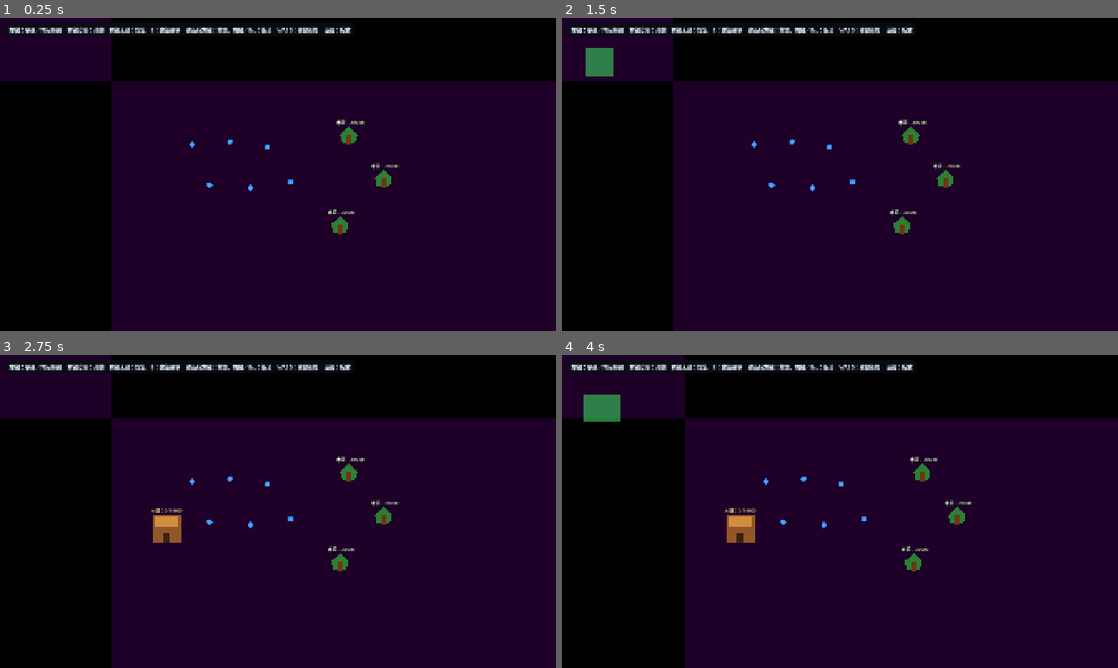
Above: before the commit, frames 1-4 (two rows, left to right).
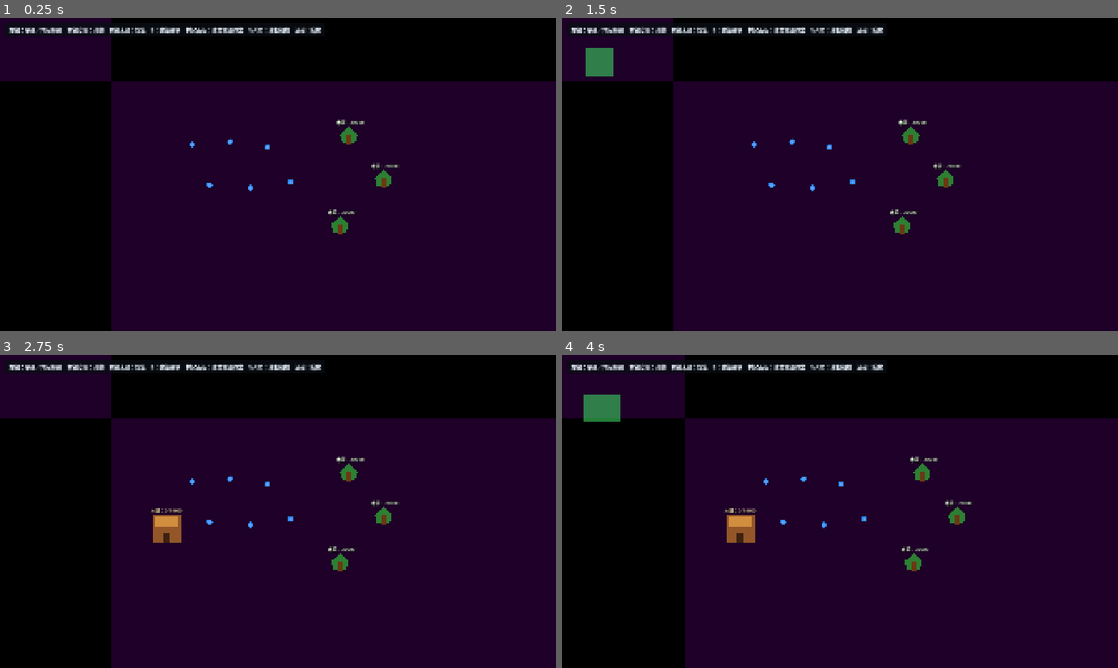
Above: after the commit, the same moments.

Repository: quittingjack/production_v3
Game: Godot game, scene res://scenes/main.tscn
Same seed, same stepped clock (60 frames per second), same inputs: the game is played once before the commit and once after it.
Inputs (mouse positions are in pixels of both pictures, inside the frame that each line leads up to):
- Up to frame 1 (0.25 s): no input
- Up to frame 2 (1.5 s): tap Enter at 0.5 s; move the mouse to (962, 158) at 0.52 s; tap B at 0.6 s; click (962, 158) at 0.67 s; click "木頭儲存場" at 1.25 s
- Up to frame 3 (2.75 s): tap Space at 2 s; drag from (166, 527) to (250, 574) at 2.02 s
- Up to frame 4 (4 s): tap Enter at 2.75 s; move the mouse to (895, 442) at 2.77 s; tap A (camera_left) at 2.85 s; click (895, 442) at 2.92 s; tap B at 3.05 s; click "木材廠（5 木頭 → 1 木材）" at 3.5 s

The runs differ from the first frame. In frame 1, 0.4% of the frame differs, in the area x 33-64%, y 2-6%; in frame 2, 0.4%; in frame 3, 0.4%; in frame 4, 0.4%.

Commit message:
Implement haul planning mechanics, including villager hauling behavior and UI updates for haul route visualization

Diff:
--- a/scenes/main.tscn
+++ b/scenes/main.tscn
@@ -113,6 +113,15 @@
 default_color = Color(0.35, 0.78, 1, 0.95)
 antialiased = true
 
+[node name="HaulRoutePreview" type="Line2D" parent="SelectionManager"]
+visible = false
+width = 5.0
+default_color = Color(1, 0.76, 0.2, 0.9)
+joint_mode = 2
+begin_cap_mode = 2
+end_cap_mode = 2
+antialiased = true
+
 [node name="BuildingManager" type="Node2D" parent="." unique_id=918392300]
 z_index = 20
 script = ExtResource("4_building")
@@ -127,7 +136,23 @@
 theme_override_colors/font_color = Color(0.92, 0.96, 1, 1)
 theme_override_font_sizes/font_size = 18
 theme_override_styles/normal = SubResource("StyleBoxFlat_help")
-text = "左鍵：單選／拖曳框選    右鍵空地：移動    右鍵木頭：採集    B：建築選單    建造時左鍵：放置、右鍵／Esc：取消    WASD：移動相機    滾輪：縮放"
+text = "左鍵：單選／拖曳框選    右鍵空地：移動    右鍵木頭：採集    B：建築選單    村民面板：建立搬運作業    WASD：移動相機    滾輪：縮放"
+
+[node name="HaulPlanningLabel" type="Label" parent="Interface"]
+visible = false
+anchors_preset = 10
+anchor_right = 1.0
+offset_left = 520.0
+offset_top = 84.0
+offset_right = -520.0
+offset_bottom = 158.0
+grow_horizontal = 2
+mouse_filter = 2
+theme_override_colors/font_color = Color(1, 0.9, 0.58, 1)
+theme_override_font_sizes/font_size = 18
+theme_override_styles/normal = SubResource("StyleBoxFlat_help")
+text = "搬運規劃"
+horizontal_alignment = 1
 
 [node name="BuildingMenu" type="PanelContainer" parent="Interface"]
 visible = false
@@ -167,9 +192,8 @@
 offset_left = -300.0
 offset_top = 18.0
 offset_right = -18.0
-offset_bottom = 154.0
+offset_bottom = 202.0
 grow_horizontal = 0
-mouse_filter = 2
 theme_override_styles/panel = SubResource("StyleBoxFlat_villager_panel")
 script = ExtResource("6_villager_ui")
 selection_manager_path = NodePath("../../SelectionManager")
@@ -222,3 +246,8 @@
 theme_override_font_sizes/font_size = 16
 text = "true"
 horizontal_alignment = 2
+
+[node name="CreateHaulButton" type="Button" parent="Interface/SelectedVillagerPanel/Content"]
+unique_name_in_owner = true
+layout_mode = 2
+text = "建立搬運作業"
--- a/scenes/villager.tscn
+++ b/scenes/villager.tscn
@@ -10,7 +10,6 @@
 [node name="Villager" type="CharacterBody2D" unique_id=1939594127 groups=["villagers"]]
 collision_mask = 3
 script = ExtResource("1_script")
-backpack_capacity = 20
 avoidance_neighbor_distance = 90.0
 size_scale = 0.3
 
--- a/scripts/building.gd
+++ b/scripts/building.gd
@@ -38,6 +38,30 @@
 	return stored
 
 
+func get_output_resource_type() -> StringName:
+	return accepted_resource_type
+
+
+func get_output_amount(type: StringName = &"") -> int:
+	if type != &"" and type != accepted_resource_type:
+		return 0
+	return stored_amount
+
+
+func take_output(type: StringName, amount: int) -> int:
+	if type != accepted_resource_type or amount <= 0:
+		return 0
+
+	var taken := mini(amount, stored_amount)
+	if taken <= 0:
+		return 0
+
+	stored_amount -= taken
+	_update_storage_label()
+	storage_changed.emit(self)
+	return taken
+
+
 func get_interaction_position(from_position: Vector2) -> Vector2:
 	return super.get_interaction_position(from_position)
 
@@ -46,11 +70,5 @@
 	return get_approach_position_by_direction(direction_index)
 
 
-func reserve_interaction_slot(occupant: Node, from_position: Vector2) -> int:
-	if not has_storage_space():
-		return -1
-	return super.reserve_interaction_slot(occupant, from_position)
-
-
 func _update_storage_label() -> void:
 	storage_label.text = "木頭：%d/%d" % [stored_amount, max_storage]
--- a/scripts/factory.gd
+++ b/scripts/factory.gd
@@ -66,6 +66,10 @@
 	_try_start_production()
 	_update_factory_labels()
 	return stored
+
+
+func get_output_resource_type() -> StringName:
+	return output_resource_type
 
 
 func get_output_amount(type: StringName = &"") -> int:
--- a/scripts/selected_villager_ui.gd
+++ b/scripts/selected_villager_ui.gd
@@ -5,24 +5,33 @@
 @onready var villager_name_label: Label = %VillagerNameLabel
 @onready var state_value_label: Label = %StateValueLabel
 @onready var stationary_value_label: Label = %StationaryValueLabel
+@onready var create_haul_button: Button = %CreateHaulButton
 
 var _selection_manager: Node
 
 
 func _ready() -> void:
 	_selection_manager = get_node(selection_manager_path)
+	create_haul_button.pressed.connect(
+		_selection_manager.begin_haul_planning
+	)
 	visible = false
 
 
 func _process(_delta: float) -> void:
-	var villager := (
-		_selection_manager.get_single_selected_villager() as Villager
-	)
-	if not villager:
+	var villagers: Array[Villager] = _selection_manager.get_selected_villagers()
+	if villagers.is_empty():
 		visible = false
 		return
 
 	visible = true
-	villager_name_label.text = villager.name
-	state_value_label.text = villager.get_state_name()
-	stationary_value_label.text = str(villager.is_stationary())
+	create_haul_button.disabled = _selection_manager.is_haul_planning()
+	if villagers.size() == 1:
+		var villager := villagers[0]
+		villager_name_label.text = villager.name
+		state_value_label.text = villager.get_state_name()
+		stationary_value_label.text = str(villager.is_stationary())
+	else:
+		villager_name_label.text = "已選擇 %d 位村民" % villagers.size()
+		state_value_label.text = "MULTIPLE"
+		stationary_value_label.text = "-"
--- a/scripts/selection_manager.gd
+++ b/scripts/selection_manager.gd
@@ -5,6 +5,8 @@
 
 @onready var selection_fill: Polygon2D = $SelectionFill
 @onready var selection_border: Line2D = $SelectionBorder
+@onready var haul_route_preview: Line2D = $HaulRoutePreview
+@onready var haul_planning_label: Label = $"../Interface/HaulPlanningLabel"
 
 var _selected_villagers: Array[Villager] = []
 var _left_button_down := false
@@ -13,21 +15,40 @@
 var _drag_current := Vector2.ZERO
 var _hovered_interaction_host: InteractionSlotHost
 
+var _is_haul_planning := false
+var _haul_villagers: Array[Villager] = []
+var _haul_source: Building
+var _haul_waypoints: Array[Vector2] = []
+var _haul_amount_per_trip := 1
+var _haul_max_amount := 1
+
 
 func _ready() -> void:
+	add_to_group(&"selection_managers")
 	_set_selection_box_visible(false)
+	haul_route_preview.visible = false
+	haul_planning_label.visible = false
 
 
 func _process(_delta: float) -> void:
+	var world_position := _screen_to_world(get_viewport().get_mouse_position())
+	if _is_haul_planning:
+		_update_haul_preview(world_position)
+		_set_hovered_interaction_host(_find_building_at(world_position))
+		return
+
 	if _is_building_placement_active():
 		_set_hovered_interaction_host(null)
 		return
 
-	var world_position := _screen_to_world(get_viewport().get_mouse_position())
 	_update_hovered_interaction_host(world_position)
 
 
 func _unhandled_input(event: InputEvent) -> void:
+	if _is_haul_planning:
+		_handle_haul_planning_input(event)
+		return
+
 	if _is_building_placement_active():
 		_set_hovered_interaction_host(null)
 		return
@@ -52,6 +73,186 @@
 		get_viewport().set_input_as_handled()
 
 
+func begin_haul_planning() -> void:
+	if _is_building_placement_active():
+		return
+
+	_haul_villagers.clear()
+	_haul_max_amount = 0
+	for villager in _selected_villagers:
+		if not is_instance_valid(villager):
+			continue
+		_haul_villagers.append(villager)
+		if _haul_max_amount == 0:
+			_haul_max_amount = villager.backpack_capacity
+		else:
+			_haul_max_amount = mini(
+				_haul_max_amount,
+				villager.backpack_capacity
+			)
+
+	if _haul_villagers.is_empty():
+		return
+
+	_is_haul_planning = true
+	_haul_source = null
+	_haul_waypoints.clear()
+	_haul_amount_per_trip = clampi(1, 1, maxi(_haul_max_amount, 1))
+	haul_route_preview.clear_points()
+	haul_route_preview.visible = true
+	haul_planning_label.visible = true
+	_update_haul_planning_label()
+	_set_hovered_interaction_host(null)
+
+
+func is_haul_planning() -> bool:
+	return _is_haul_planning
+
+
+func get_selected_villagers() -> Array[Villager]:
+	var villagers: Array[Villager] = []
+	for villager in _selected_villagers:
+		if is_instance_valid(villager):
+			villagers.append(villager)
+	return villagers
+
+
+func get_single_selected_villager() -> Villager:
+	var villagers := get_selected_villagers()
+	if villagers.size() != 1:
+		return null
+	return villagers[0]
+
+
+func _handle_haul_planning_input(event: InputEvent) -> void:
+	if event is InputEventKey:
+		var key_event := event as InputEventKey
+		if (
+			key_event.pressed
+			and not key_event.echo
+			and key_event.keycode == KEY_ESCAPE
+		):
+			_cancel_haul_planning()
+			get_viewport().set_input_as_handled()
+			return
+		if (
+			key_event.pressed
+			and not key_event.echo
+			and key_event.keycode == KEY_B
+		):
+			get_viewport().set_input_as_handled()
+			return
+
+	if event is not InputEventMouseButton:
+		return
+
+	var mouse_event := event as InputEventMouseButton
+	if not mouse_event.pressed:
+		get_viewport().set_input_as_handled()
+		return
+
+	if mouse_event.button_index == MOUSE_BUTTON_WHEEL_UP:
+		_haul_amount_per_trip = mini(
+			_haul_amount_per_trip + 1,
+			maxi(_haul_max_amount, 1)
+		)
+		_update_haul_planning_label()
+	elif mouse_event.button_index == MOUSE_BUTTON_WHEEL_DOWN:
+		_haul_amount_per_trip = maxi(_haul_amount_per_trip - 1, 1)
+		_update_haul_planning_label()
+	elif mouse_event.button_index == MOUSE_BUTTON_RIGHT:
+		if not _haul_waypoints.is_empty():
+			_haul_waypoints.pop_back()
+	elif mouse_event.button_index == MOUSE_BUTTON_LEFT:
+		_add_haul_planning_point(_screen_to_world(mouse_event.position))
+	else:
+		return
+
+	get_viewport().set_input_as_handled()
+
+
+func _add_haul_planning_point(world_position: Vector2) -> void:
+	var building := _find_building_at(world_position)
+	if not is_instance_valid(_haul_source):
+		if not building:
+			return
+		var output_type := building.get_output_resource_type()
+		if output_type == &"":
+			return
+		_haul_source = building
+		_update_haul_planning_label()
+		return
+
+	if building:
+		if building == _haul_source:
+			return
+		var resource_type := _haul_source.get_output_resource_type()
+		if not building.accepts_resource(resource_type):
+			return
+		_finish_haul_planning(building)
+		return
+
+	_haul_waypoints.append(world_position)
+
+
+func _finish_haul_planning(destination: Building) -> void:
+	var assigned_villagers: Array[Villager] = []
+	for villager in _haul_villagers:
+		if is_instance_valid(villager):
+			assigned_villagers.append(villager)
+
+	for villager in assigned_villagers:
+		villager.start_haul_job(
+			_haul_source,
+			destination,
+			_haul_waypoints,
+			_haul_amount_per_trip
+		)
+
+	_cancel_haul_planning()
+
+
+func _cancel_haul_planning() -> void:
+	_is_haul_planning = false
+	_haul_villagers.clear()
+	_haul_source = null
+	_haul_waypoints.clear()
+	haul_route_preview.clear_points()
+	haul_route_preview.visible = false
+	haul_planning_label.visible = false
+	_set_hovered_interaction_host(null)
+
+
+func _update_haul_preview(mouse_world_position: Vector2) -> void:
+	haul_route_preview.clear_points()
+	if not is_instance_valid(_haul_source):
+		return
+
+	haul_route_preview.add_point(to_local(_haul_source.global_position))
+	for waypoint in _haul_waypoints:
+		haul_route_preview.add_point(to_local(waypoint))
+	haul_route_preview.add_point(to_local(mouse_world_position))
+
+
+func _update_haul_planning_label() -> void:
+	if not is_instance_valid(_haul_source):
+		haul_planning_label.text = (
+			"搬運規劃：左鍵選擇起點建築\n"
+			+ "滾輪調整每人載量：%d　Esc 取消"
+			% _haul_amount_per_trip
+		)
+		return
+
+	haul_planning_label.text = (
+		"搬運規劃：%s × %d／人／趟\n"
+		+ "左鍵空地新增中間點，左鍵相容建築完成\n"
+		+ "右鍵撤銷中間點　Esc 取消"
+	) % [
+		String(_haul_source.get_output_resource_type()),
+		_haul_amount_per_trip,
+	]
+
+
 func _begin_left_action(world_position: Vector2) -> void:
 	_left_button_down = true
 	_is_dragging = false
@@ -126,22 +327,8 @@
 	_selected_villagers.clear()
 
 
-func get_single_selected_villager() -> Villager:
-	if _selected_villagers.size() != 1:
-		return null
-
-	var villager := _selected_villagers[0]
-	if not is_instance_valid(villager):
-		return null
-	return villager
-
-
 func _move_selection_to(world_position: Vector2) -> void:
-	var villagers: Array[Villager] = []
-	for villager in _selected_villagers:
-		if is_instance_valid(villager):
-			villagers.append(villager)
-
+	var villagers := get_selected_villagers()
 	if villagers.is_empty():
 		return
 
@@ -164,18 +351,12 @@
 		first_villager.global_position.y,
 		second_villager.global_position.y
 	):
-		return (
-			first_villager.global_position.y
-			< second_villager.global_position.y
-		)
+		return first_villager.global_position.y < second_villager.global_position.y
 	if not is_equal_approx(
 		first_villager.global_position.x,
 		second_villager.global_position.x
 	):
-		return (
-			first_villager.global_position.x
-			< second_villager.global_position.x
-		)
+		return first_villager.global_position.x < second_villager.global_position.x
 	return first_villager.get_instance_id() < second_villager.get_instance_id()
 
 
@@ -245,6 +426,7 @@
 
 	return closest_resource
 
+
 func _find_building_at(world_position: Vector2) -> Building:
 	var closest_building: Building = null
 	var closest_distance := INF
--- a/scripts/villager.gd
+++ b/scripts/villager.gd
@@ -25,6 +25,14 @@
 	MOVING_TO_BUILDING_APPROACH,
 	WAITING_FOR_BUILDING_SLOT,
 	MOVING_TO_BUILDING_SLOT,
+	HAUL_MOVING_TO_SOURCE_APPROACH,
+	HAUL_WAITING_FOR_SOURCE,
+	HAUL_MOVING_TO_SOURCE_SLOT,
+	HAUL_MOVING_OUTBOUND,
+	HAUL_MOVING_TO_DESTINATION_APPROACH,
+	HAUL_WAITING_FOR_DESTINATION,
+	HAUL_MOVING_TO_DESTINATION_SLOT,
+	HAUL_MOVING_RETURN,
 }
 
 @export var move_speed := 220.0
@@ -61,6 +69,14 @@
 var _slot_move_timer := 0.0
 var _resource_slot := -1
 var _building_slot := -1
+var _haul_source: Building
+var _haul_destination: Building
+var _haul_waypoints: Array[Vector2] = []
+var _haul_amount_per_trip := 1
+var _haul_resource_type: StringName = &""
+var _haul_route_index := 0
+var _haul_slot_host: Building
+var _haul_slot := -1
 var _selection_radius := BASE_SELECTION_RADIUS
 var _is_navigation_stationary := true
 
@@ -81,8 +97,7 @@
 
 
 func _exit_tree() -> void:
-	_release_resource_slot()
-	_release_building_slot()
+	_release_all_slots()
 
 
 func _physics_process(delta: float) -> void:
@@ -132,6 +147,7 @@
 
 
 func move_to(world_position: Vector2) -> void:
+	_cancel_haul_job()
 	_release_all_slots()
 	_resource_target = null
 	_building_target = null
@@ -145,6 +161,7 @@
 	if not is_instance_valid(resource_node):
 		return
 
+	_cancel_haul_job()
 	if _backpack_amount > 0 and _backpack_resource_type != resource_node.resource_type:
 		_clear_backpack()
 
@@ -159,6 +176,46 @@
 		return
 
 	_move_to_resource_approach()
+
+
+func start_haul_job(
+	source: Building,
+	destination: Building,
+	waypoints: Array[Vector2],
+	amount_per_trip: int
+) -> void:
+	if (
+		not is_instance_valid(source)
+		or not is_instance_valid(destination)
+		or source == destination
+	):
+		return
+
+	var resource_type := source.get_output_resource_type()
+	if resource_type == &"" or not destination.accepts_resource(resource_type):
+		return
+
+	_cancel_haul_job()
+	_release_all_slots()
+	_resource_target = null
+	_building_target = null
+	_work_resource_type = &""
+	_haul_source = source
+	_haul_destination = destination
+	_haul_waypoints = waypoints.duplicate()
+	_haul_amount_per_trip = clampi(amount_per_trip, 1, maxi(backpack_capacity, 1))
+	_haul_resource_type = resource_type
+	_haul_route_index = 0
+	_action_timer = 0.0
+
+	if _backpack_amount > 0:
+		if _backpack_resource_type == _haul_resource_type:
+			_begin_haul_outbound()
+		else:
+			_end_haul_job()
+		return
+
+	_begin_haul_source_approach()
 
 
 func _set_movement_target(world_position: Vector2) -> void:
@@ -186,6 +243,24 @@
 	host: InteractionSlotHost,
 	new_slot_index: int
 ) -> void:
+	if host == _haul_slot_host:
+		_haul_slot = new_slot_index
+		if new_slot_index < 0:
+			if _state == WorkState.HAUL_MOVING_TO_SOURCE_SLOT:
+				_begin_haul_source_approach()
+			elif _state == WorkState.HAUL_MOVING_TO_DESTINATION_SLOT:
+				_begin_haul_destination_approach()
+			return
+		if (
+			_state == WorkState.HAUL_MOVING_TO_SOURCE_SLOT
+			or _state == WorkState.HAUL_MOVING_TO_DESTINATION_SLOT
+		):
+			_slot_move_timer = slot_move_timeout
+			_set_movement_target(
+				_haul_slot_host.get_interaction_slot_position(_haul_slot)
+			)
+		return
+
 	if host == _resource_target:
 		_resource_slot = new_slot_index
 		if new_slot_index < 0:
@@ -300,6 +375,43 @@
 			_slot_move_timer -= delta
 			if _slot_move_timer <= 0.0:
 				_recover_from_building_slot_stall()
+		WorkState.HAUL_MOVING_TO_SOURCE_APPROACH:
+			_update_haul_source_approach()
+		WorkState.HAUL_WAITING_FOR_SOURCE:
+			if not _is_haul_job_valid():
+				_end_haul_job()
+				return
+			_action_timer -= delta
+			if _action_timer <= 0.0:
+				_begin_haul_source_approach()
+		WorkState.HAUL_MOVING_TO_SOURCE_SLOT:
+			if not _is_haul_job_valid():
+				_end_haul_job()
+				return
+			_slot_move_timer -= delta
+			if _slot_move_timer <= 0.0:
+				_release_haul_slot()
+				_begin_haul_source_approach()
+		WorkState.HAUL_MOVING_OUTBOUND, WorkState.HAUL_MOVING_RETURN:
+			if not _is_haul_job_valid():
+				_end_haul_job()
+		WorkState.HAUL_MOVING_TO_DESTINATION_APPROACH:
+			_update_haul_destination_approach()
+		WorkState.HAUL_WAITING_FOR_DESTINATION:
+			if not _is_haul_job_valid():
+				_end_haul_job()
+				return
+			_action_timer -= delta
+			if _action_timer <= 0.0:
+				_begin_haul_destination_approach()
+		WorkState.HAUL_MOVING_TO_DESTINATION_SLOT:
+			if not _is_haul_job_valid():
+				_end_haul_job()
+				return
+			_slot_move_timer -= delta
+			if _slot_move_timer <= 0.0:
+				_release_haul_slot()
+				_begin_haul_destination_approach()
 
 
 func _arrive_at_target() -> void:
@@ -334,6 +446,24 @@
 			else:
 				_release_building_slot()
 				_find_and_move_to_building()
+		WorkState.HAUL_MOVING_TO_SOURCE_APPROACH:
+			_update_haul_source_approach()
+		WorkState.HAUL_MOVING_TO_SOURCE_SLOT:
+			if _is_haul_job_valid() and _haul_slot >= 0:
+				_take_haul_output()
+			else:
+				_end_haul_job()
+		WorkState.HAUL_MOVING_OUTBOUND:
+			_advance_haul_outbound()
+		WorkState.HAUL_MOVING_TO_DESTINATION_APPROACH:
+			_update_haul_destination_approach()
+		WorkState.HAUL_MOVING_TO_DESTINATION_SLOT:
+			if _is_haul_job_valid() and _haul_slot >= 0:
+				_deposit_haul_output()
+			else:
+				_end_haul_job()
+		WorkState.HAUL_MOVING_RETURN:
+			_advance_haul_return()
 
 	_set_navigation_stationary(not _has_target)
 
@@ -684,9 +814,238 @@
 	)
 
 
+func _begin_haul_source_approach() -> void:
+	_release_haul_slot()
+	if not _is_haul_job_valid():
+		_end_haul_job()
+		return
+	if _backpack_amount > 0:
+		_begin_haul_outbound()
+		return
+	if _haul_source.get_output_amount(_haul_resource_type) <= 0:
+		_state = WorkState.HAUL_WAITING_FOR_SOURCE
+		_action_timer = retry_interval
+		_stop_at_current_position()
+		return
+
+	_state = WorkState.HAUL_MOVING_TO_SOURCE_APPROACH
+	_update_haul_source_approach()
+
+
+func _update_haul_source_approach() -> void:
+	if not _is_haul_job_valid():
+		_end_haul_job()
+		return
+	if _haul_source.get_output_amount(_haul_resource_type) <= 0:
+		_state = WorkState.HAUL_WAITING_FOR_SOURCE
+		_action_timer = retry_interval
+		_stop_at_current_position()
+		return
+	if _haul_source.is_within_approach_clearance(global_position):
+		_try_reserve_haul_source_slot()
+		return
+	if (
+		not _has_target
+		or _target_position.distance_squared_to(_haul_source.global_position) > 1.0
+	):
+		_set_movement_target(_haul_source.global_position)
+
+
+func _try_reserve_haul_source_slot() -> void:
+	if not _is_haul_job_valid():
+		_end_haul_job()
+		return
+	if _haul_source.get_output_amount(_haul_resource_type) <= 0:
+		_state = WorkState.HAUL_WAITING_FOR_SOURCE
+		_action_timer = retry_interval
+		_stop_at_current_position()
+		return
+
+	var slot := _haul_source.reserve_interaction_slot(self, global_position)
+	if slot < 0:
+		_state = WorkState.HAUL_WAITING_FOR_SOURCE
+		_action_timer = retry_interval
+		_stop_at_current_position()
+		return
+
+	_haul_slot_host = _haul_source
+	_haul_slot = slot
+	_slot_move_timer = slot_move_timeout
+	_state = WorkState.HAUL_MOVING_TO_SOURCE_SLOT
+	_set_movement_target(_haul_source.get_interaction_slot_position(slot))
+
+
+func _take_haul_output() -> void:
+	var free_space := maxi(backpack_capacity - _backpack_amount, 0)
+	var requested := mini(_haul_amount_per_trip, free_space)
+	var taken := _haul_source.take_output(_haul_resource_type, requested)
+	_release_haul_slot()
+	if taken <= 0:
+		_state = WorkState.HAUL_WAITING_FOR_SOURCE
+		_action_timer = retry_interval
+		_stop_at_current_position()
+		return
+
+	_backpack_resource_type = _haul_resource_type
+	_backpack_amount += taken
+	_update_backpack_label()
+	_begin_haul_outbound()
+
+
+func _begin_haul_outbound() -> void:
+	if not _is_haul_job_valid():
+		_end_haul_job()
+		return
+	_haul_route_index = 0
+	if _haul_waypoints.is_empty():
+		_begin_haul_destination_approach()
+		return
+	_state = WorkState.HAUL_MOVING_OUTBOUND
+	_set_movement_target(_haul_waypoints[_haul_route_index])
+
+
+func _advance_haul_outbound() -> void:
+	_haul_route_index += 1
+	if _haul_route_index >= _haul_waypoints.size():
+		_begin_haul_destination_approach()
+		return
+	_state = WorkState.HAUL_MOVING_OUTBOUND
+	_set_movement_target(_haul_waypoints[_haul_route_index])
+
+
+func _begin_haul_destination_approach() -> void:
+	_release_haul_slot()
+	if not _is_haul_job_valid():
+		_end_haul_job()
+		return
+	if _backpack_amount <= 0:
+		_begin_haul_return()
+		return
+	if not _haul_destination.has_storage_space():
+		_state = WorkState.HAUL_WAITING_FOR_DESTINATION
+		_action_timer = retry_interval
+		_stop_at_current_position()
+		return
+
+	_state = WorkState.HAUL_MOVING_TO_DESTINATION_APPROACH
+	_update_haul_destination_approach()
+
+
+func _update_haul_destination_approach() -> void:
+	if not _is_haul_job_valid():
+		_end_haul_job()
+		return
+	if not _haul_destination.has_storage_space():
+		_state = WorkState.HAUL_WAITING_FOR_DESTINATION
+		_action_timer = retry_interval
+		_stop_at_current_position()
+		return
+	if _haul_destination.is_within_approach_clearance(global_position):
+		_try_reserve_haul_destination_slot()
+		return
+	if (
+		not _has_target
+		or _target_position.distance_squared_to(
+			_haul_destination.global_position
+		) > 1.0
+	):
+		_set_movement_target(_haul_destination.global_position)
+
+
+func _try_reserve_haul_destination_slot() -> void:
+	if not _is_haul_job_valid():
+		_end_haul_job()
+		return
+	if not _haul_destination.has_storage_space():
+		_state = WorkState.HAUL_WAITING_FOR_DESTINATION
+		_action_timer = retry_interval
+		_stop_at_current_position()
+		return
+
+	var slot := _haul_destination.reserve_interaction_slot(self, global_position)
+	if slot < 0:
+		_state = WorkState.HAUL_WAITING_FOR_DESTINATION
+		_action_timer = retry_interval
+		_stop_at_current_position()
+		return
+
+	_haul_slot_host = _haul_destination
+	_haul_slot = slot
+	_slot_move_timer = slot_move_timeout
+	_state = WorkState.HAUL_MOVING_TO_DESTINATION_SLOT
+	_set_movement_target(_haul_destination.get_interaction_slot_position(slot))
+
+
+func _deposit_haul_output() -> void:
+	var stored := _haul_destination.store_resource(
+		_backpack_resource_type,
+		_backpack_amount
+	)
+	_backpack_amount -= stored
+	_release_haul_slot()
+	if _backpack_amount > 0:
+		_update_backpack_label()
+		_state = WorkState.HAUL_WAITING_FOR_DESTINATION
+		_action_timer = retry_interval
+		_stop_at_current_position()
+		return
+
+	_clear_backpack()
+	_begin_haul_return()
+
+
+func _begin_haul_return() -> void:
+	if not _is_haul_job_valid():
+		_end_haul_job()
+		return
+	_haul_route_index = _haul_waypoints.size() - 1
+	if _haul_route_index < 0:
+		_begin_haul_source_approach()
+		return
+	_state = WorkState.HAUL_MOVING_RETURN
+	_set_movement_target(_haul_waypoints[_haul_route_index])
+
+
+func _advance_haul_return() -> void:
+	_haul_route_index -= 1
+	if _haul_route_index < 0:
+		_begin_haul_source_approach()
+		return
+	_state = WorkState.HAUL_MOVING_RETURN
+	_set_movement_target(_haul_waypoints[_haul_route_index])
+
+
+func _is_haul_job_valid() -> bool:
+	return (
+		is_instance_valid(_haul_source)
+		and not _haul_source.is_queued_for_deletion()
+		and is_instance_valid(_haul_destination)
+		and not _haul_destination.is_queued_for_deletion()
+		and _haul_source != _haul_destination
+		and _haul_source.get_output_resource_type() == _haul_resource_type
+		and _haul_destination.accepts_resource(_haul_resource_type)
+	)
+
+
+func _cancel_haul_job() -> void:
+	_release_haul_slot()
+	_haul_source = null
+	_haul_destination = null
+	_haul_waypoints.clear()
+	_haul_resource_type = &""
+	_haul_route_index = 0
+
+
+func _end_haul_job() -> void:
+	_cancel_haul_job()
+	_state = WorkState.IDLE
+	_stop_at_current_position()
+
+
 func _release_all_slots() -> void:
 	_release_resource_slot()
 	_release_building_slot()
+	_release_haul_slot()
 
 
 func _release_resource_slot() -> void:
@@ -699,6 +1058,13 @@
 	if is_instance_valid(_building_target) and _building_slot >= 0:
 		_building_target.release_interaction_slot(self)
 	_building_slot = -1
+
+
+func _release_haul_slot() -> void:
+	if is_instance_valid(_haul_slot_host) and _haul_slot >= 0:
+		_haul_slot_host.release_interaction_slot(self)
+	_haul_slot_host = null
+	_haul_slot = -1
 
 
 func _stop_at_current_position() -> void:
@@ -724,7 +1090,8 @@
 	if _backpack_amount <= 0:
 		backpack_label.text = ""
 	else:
-		backpack_label.text = "木頭 %d/%d" % [
+		backpack_label.text = "%s %d/%d" % [
+			String(_backpack_resource_type),
 			_backpack_amount,
 			backpack_capacity,
 		]
Not shown: 1 places in scenes/main.tscn that only renumber resources
